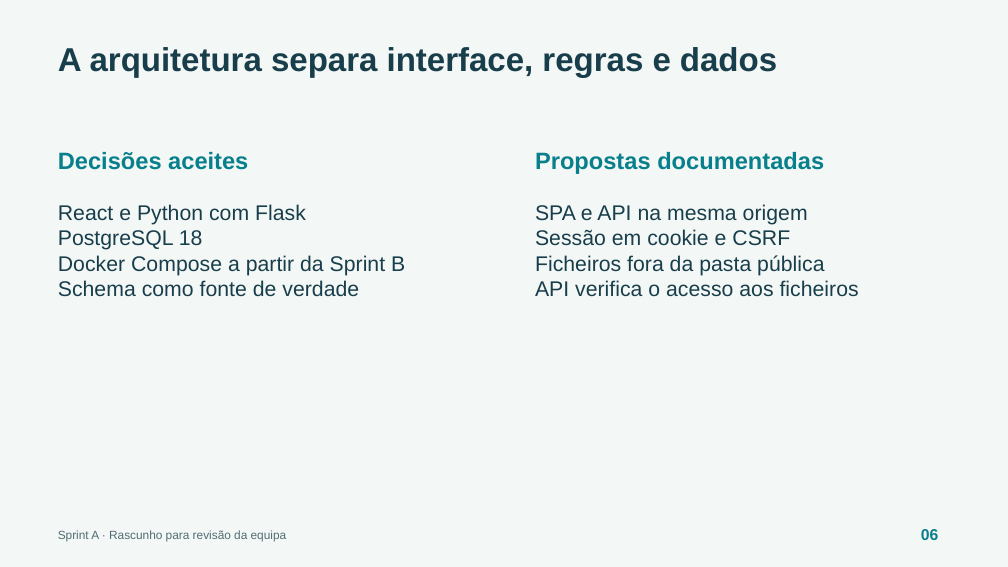
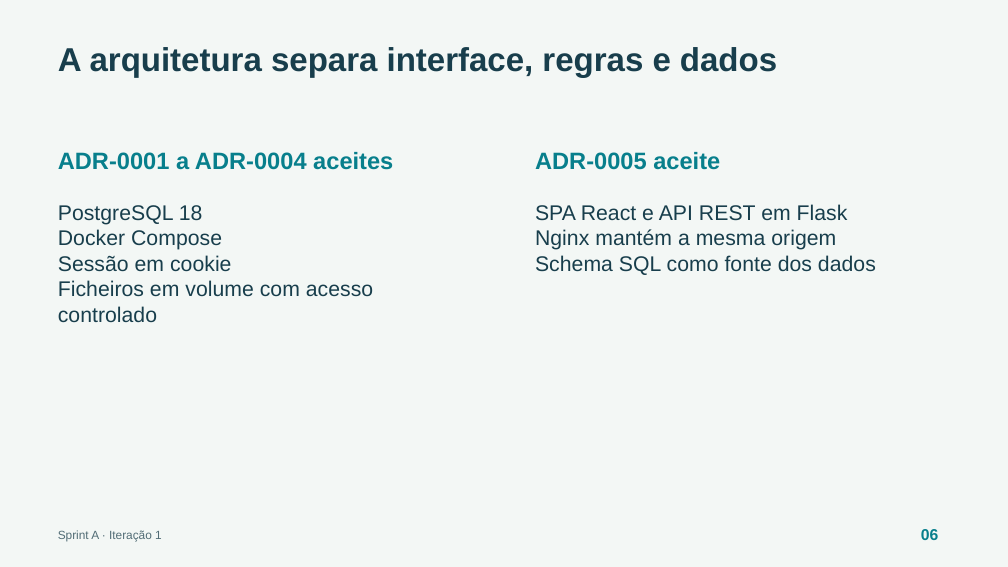
Before and after one commit to escobar0304/ProjInter-2-1, a slide deck: slide 6 of docs/entregas/sprint-review-a/sprint-review-a.pptx. Drawn at 1008x567 pixels with LibreOffice and Linux fonts; fonts in the diff are those of the drawing. Boxes give left, top, right and bottom in pixels: in the first picture for what was removed or moved away, otherwise in the second. Text is boxed around its words. In the diff, an @@ line names an element or a change of style, - is before the commit and + after.

Commit message:
apresentação: atualizar ficheiros da Sprint Review A

```diff
--- a/docs/entregas/sprint-review-a/sprint-review-a.pptx
+++ b/docs/entregas/sprint-review-a/sprint-review-a.pptx
@@ text at bbox=[58, 152, 393, 170]: text changed @@
-Decisões aceites
+ADR-0001 a ADR-0004 aceites
@@ text at bbox=[535, 152, 720, 170]: text changed @@
-Propostas documentadas
+ADR-0005 aceite
@@ text at bbox=[58, 204, 306, 225]: paragraph removed @@
-React e Python com Flask
@@ text at bbox=[535, 204, 876, 275]: text changed @@
-SPA e API na mesma origem
-Sessão em cookie e CSRF
-Ficheiros fora da pasta pública
-API verifica o acesso aos ficheiros
+SPA React e API REST em Flask
+Nginx mantém a mesma origem
+Schema SQL como fonte dos dados
@@ text at bbox=[58, 229, 373, 322]: text changed @@
-Docker Compose a partir da Sprint B
-Schema como fonte de verdade
+Docker Compose
+Sessão em cookie
+Ficheiros em volume com acesso controlado
@@ text at bbox=[58, 530, 162, 541]: text changed @@
-Sprint A · Rascunho para revisão da equipa
+Sprint A · Iteração 1
```
Also in this commit, not shown: 11 other slides changed, 1 other file.
